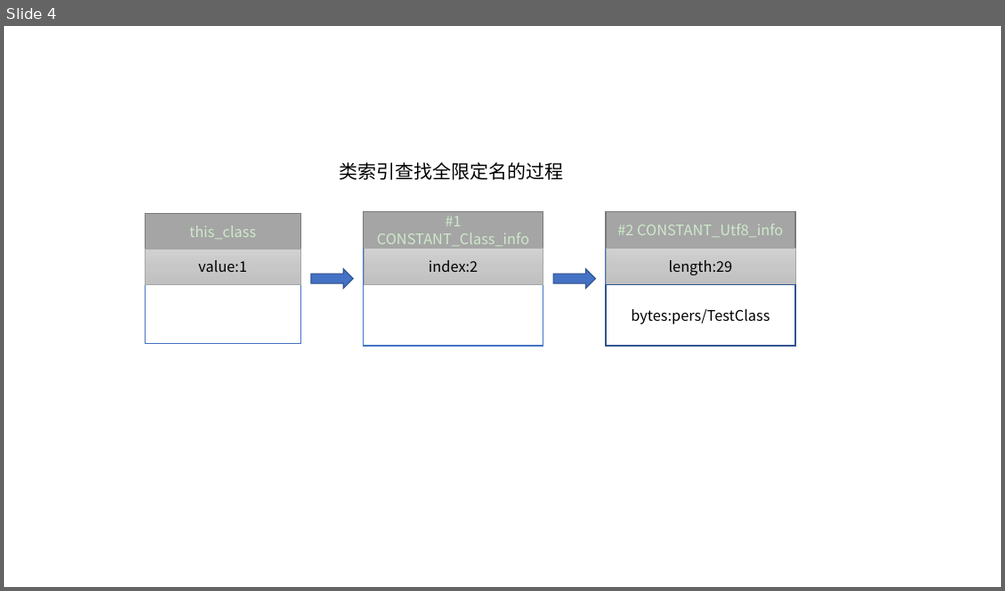
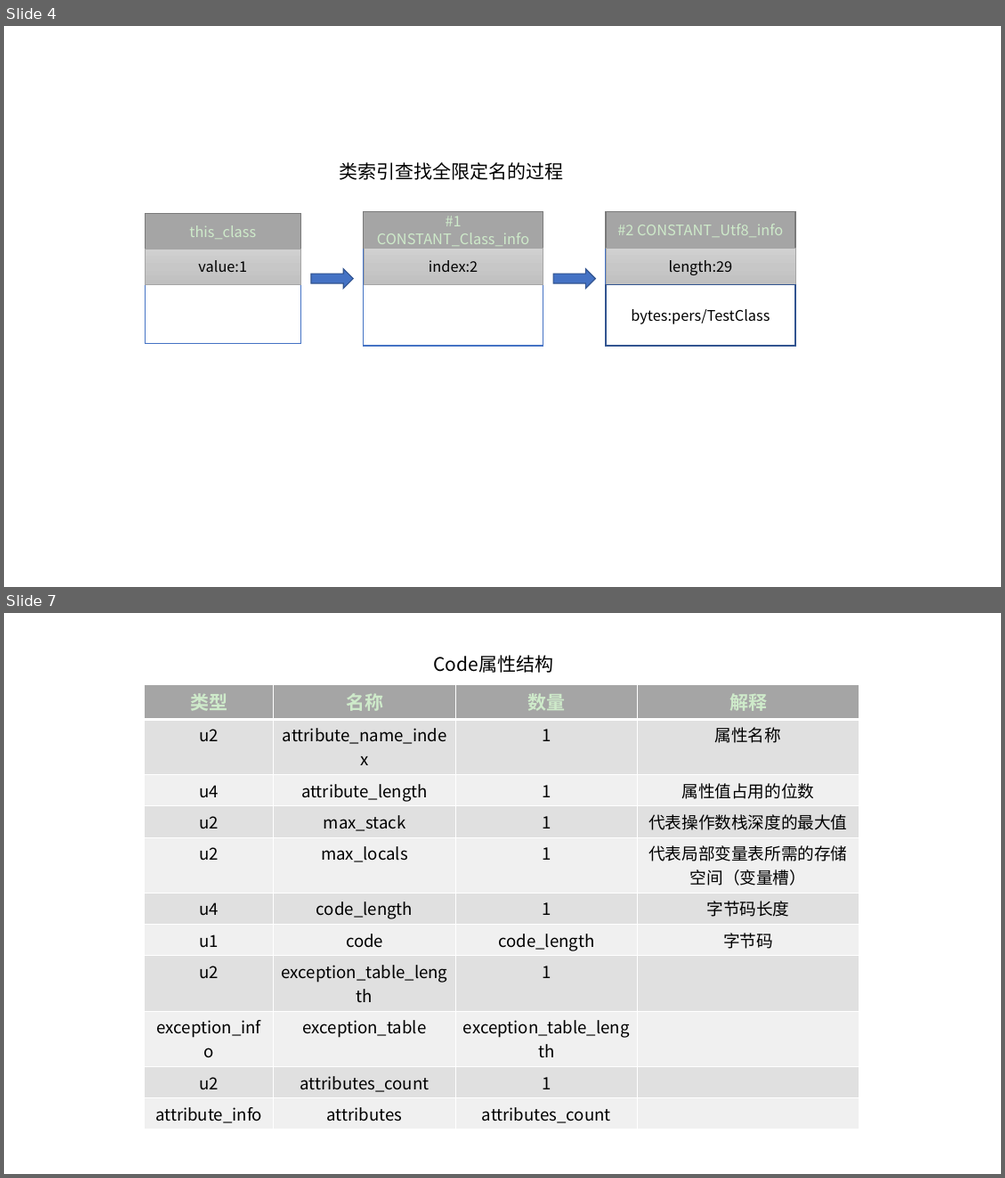
Before and after one commit to luolanmeet/jvm-note, a slide deck: content/part3/虚拟机执行子系统/file/画图.pptx. Shown one above the other, each under a label of ours: slide 4 before the commit, slides 4 and 7 after it; the slides between them are not shown. The pictures are 1005x591 and 1005x1178 pixels, drawn with LibreOffice and Linux fonts; fonts in the diff are those of the drawing. Boxes give left, top, right and bottom in pixels: in the first picture for what was removed or moved away, otherwise in the second. Text is boxed around its words. In the diff, an @@ line names an element or a change of style, - is before the commit and + after.

```diff
--- a/content/part3/虚拟机执行子系统/file/画图.pptx
+++ b/content/part3/虚拟机执行子系统/file/画图.pptx
@@ slide 7 added at (x1=4, y1=613, x2=1001, y2=1174), background #CEEACA @@
@@ text added at (x1=433, y1=655, x2=553, y2=673), 18 pt, text #000000 @@
+Code属性结构
@@ table added at (x1=145, y1=685, x2=860, y2=1127), 11 rows, 4 columns @@
+类型 | 名称 | 数量 | 解释
+u2 | attribute_name_index | 1 | 属性名称
+u4 | attribute_length | 1 | 属性值占用的位数
+u2 | max_stack | 1 | 代表操作数栈深度的最大值
+u2 | max_locals | 1 | 代表局部变量表所需的存储空间（变量槽）
+u4 | code_length | 1 | 字节码长度
+u1 | code | code_length | 字节码
+u2 | exception_table_length | 1 | 
+exception_info | exception_table | exception_table_length | 
+u2 | attributes_count | 1 | 
+attribute_info | attributes | attributes_count | 
```
Also in this commit, not shown: 1 slide changed, 2 other slides added, 13 other files.
